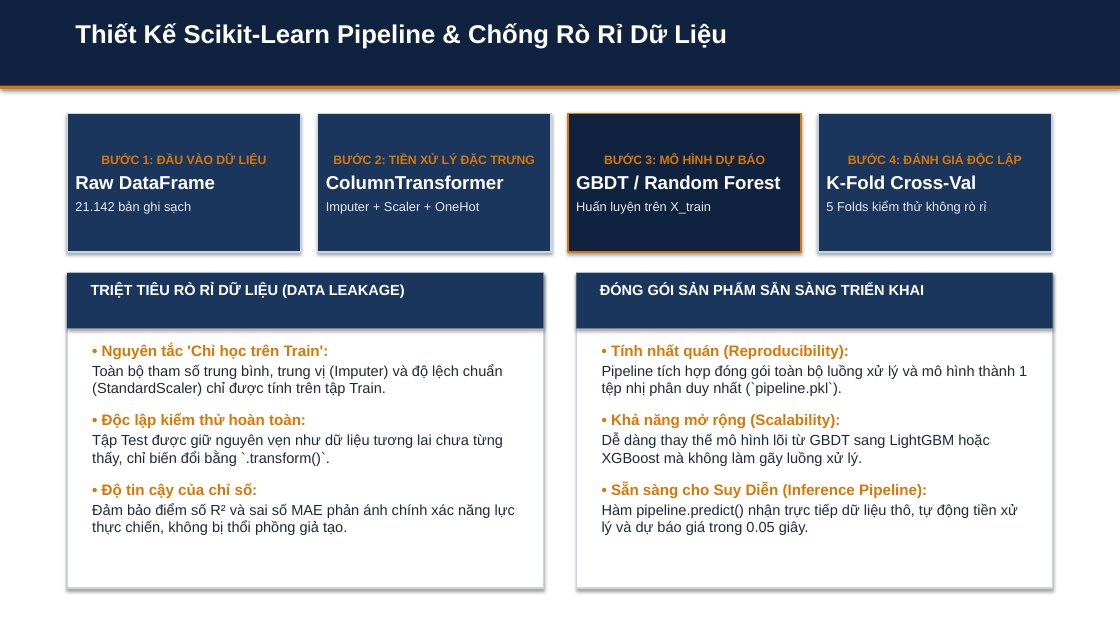
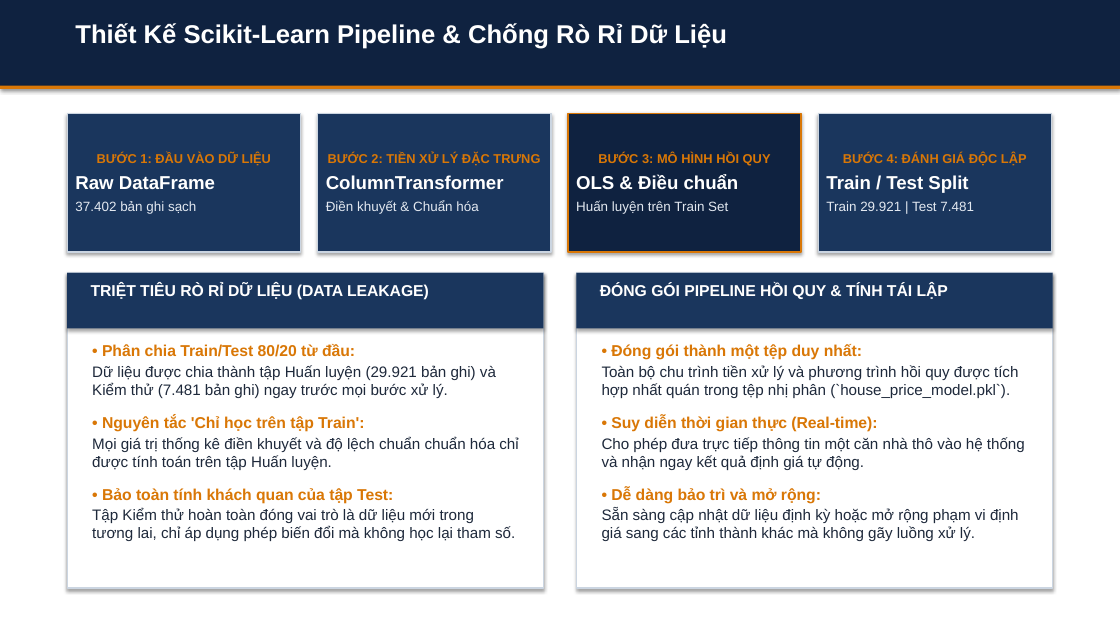
Before and after one commit to HoangLongNguyen-322007/bds_khdl, a slide deck: slide 5 of BAO_CAO_TIEN_DO_SLIDES.pptx. Drawn at 1120x630 pixels with LibreOffice and Linux fonts; fonts in the diff are those of the drawing. Boxes give left, top, right and bottom in pixels: in the first picture for what was removed or moved away, otherwise in the second. Text is boxed around its words. In the diff, an @@ line names an element or a change of style, - is before the commit and + after.

```diff
--- a/BAO_CAO_TIEN_DO_SLIDES.pptx
+++ b/BAO_CAO_TIEN_DO_SLIDES.pptx
@@ text in rectangle at [97,153,271,166]: size 10.5 to 11 pt in "BƯỚC 1: ĐẦU VÀO DỮ LIỆU" @@
@@ text in rectangle at [328,153,540,166]: size 10.5 to 11 pt in "BƯỚC 2: TIỀN XỬ LÝ ĐẶC TRƯNG" @@
@@ text in rectangle at [576,153,771,214]: text changed; size 11 to 11.5 pt @@
-BƯỚC 3: MÔ HÌNH DỰ BÁO
-GBDT / Random Forest
-Huấn luyện trên X_train
+BƯỚC 3: MÔ HÌNH HỒI QUY
+OLS & Điều chuẩn
+Huấn luyện trên Train Set
@@ text in rectangle at [826,175,974,211]: text changed; size 11 to 11.5 pt @@
-K-Fold Cross-Val
-5 Folds kiểm thử không rò rỉ
+Train / Test Split
+Train 29.921 | Test 7.481
@@ text in rectangle at [843,153,1027,166]: size 10.5 to 11 pt in "BƯỚC 4: ĐÁNH GIÁ ĐỘC LẬP" @@
@@ text in rectangle at [75,201,196,214]: text changed; size 11 to 11.5 pt @@
-21.142 bản ghi sạch
+37.402 bản ghi sạch
@@ text in rectangle at [326,201,478,214]: text changed; size 11 to 11.5 pt @@
-Imputer + Scaler + OneHot
+Điền khuyết & Chuẩn hóa
@@ text "TRIỆT TIÊU RÒ RỈ DỮ ..." at [91,283,429,300]: size 12.5 to 13.5 pt @@
@@ text at [600,283,948,299]: text changed; size 12.5 to 13.5 pt @@
-ĐÓNG GÓI SẢN PHẨM SẴN SÀNG TRIỂN KHAI
+ĐÓNG GÓI PIPELINE HỒI QUY & TÍNH TÁI LẬP
@@ text at [92,344,518,541]: text changed; size 12.5 to 13 pt @@
-• Nguyên tắc 'Chỉ học trên Train':
-Toàn bộ tham số trung bình, trung vị (Imputer) và độ lệch chuẩn (StandardScaler) chỉ được tính trên tập Train.
-• Độc lập kiểm thử hoàn toàn:
-Tập Test được giữ nguyên vẹn như dữ liệu tương lai chưa từng thấy, chỉ biến đổi bằng `.transform()`.
-• Độ tin cậy của chỉ số:
-Đảm bảo điểm số R² và sai số MAE phản ánh chính xác năng lực thực chiến, không bị thổi phồng giả tạo.
+• Phân chia Train/Test 80/20 từ đầu:
+Dữ liệu được chia thành tập Huấn luyện (29.921 bản ghi) và Kiểm thử (7.481 bản ghi) ngay trước mọi bước xử lý.
+• Nguyên tắc 'Chỉ học trên tập Train':
+Mọi giá trị thống kê điền khuyết và độ lệch chuẩn chuẩn hóa chỉ được tính toán trên tập Huấn luyện.
+• Bảo toàn tính khách quan của tập Test:
+Tập Kiểm thử hoàn toàn đóng vai trò là dữ liệu mới trong tương lai, chỉ áp dụng phép biến đổi mà không học lại tham số.
@@ text at [602,344,1025,541]: text changed; size 12.5 to 13 pt @@
-• Tính nhất quán (Reproducibility):
-Pipeline tích hợp đóng gói toàn bộ luồng xử lý và mô hình thành 1 tệp nhị phân duy nhất (`pipeline.pkl`).
-• Khả năng mở rộng (Scalability):
-Dễ dàng thay thế mô hình lõi từ GBDT sang LightGBM hoặc XGBoost mà không làm gãy luồng xử lý.
-• Sẵn sàng cho Suy Diễn (Inference Pipeline):
-Hàm pipeline.predict() nhận trực tiếp dữ liệu thô, tự động tiền xử lý và dự báo giá trong 0.05 giây.
+• Đóng gói thành một tệp duy nhất:
+Toàn bộ chu trình tiền xử lý và phương trình hồi quy được tích hợp nhất quán trong tệp nhị phân (`house_price_model.pkl`).
+• Suy diễn thời gian thực (Real-time):
+Cho phép đưa trực tiếp thông tin một căn nhà thô vào hệ thống và nhận ngay kết quả định giá tự động.
+• Dễ dàng bảo trì và mở rộng:
+Sẵn sàng cập nhật dữ liệu định kỳ hoặc mở rộng phạm vi định giá sang các tỉnh thành khác mà không gãy luồng xử lý.
```
Also in this commit, not shown: 22 other slides changed, 7 other files.
